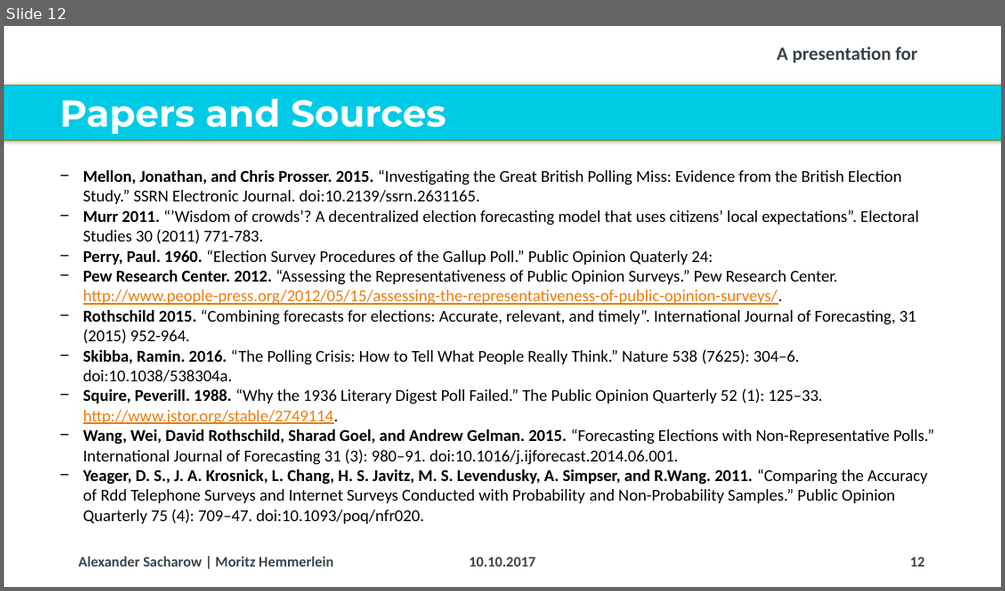
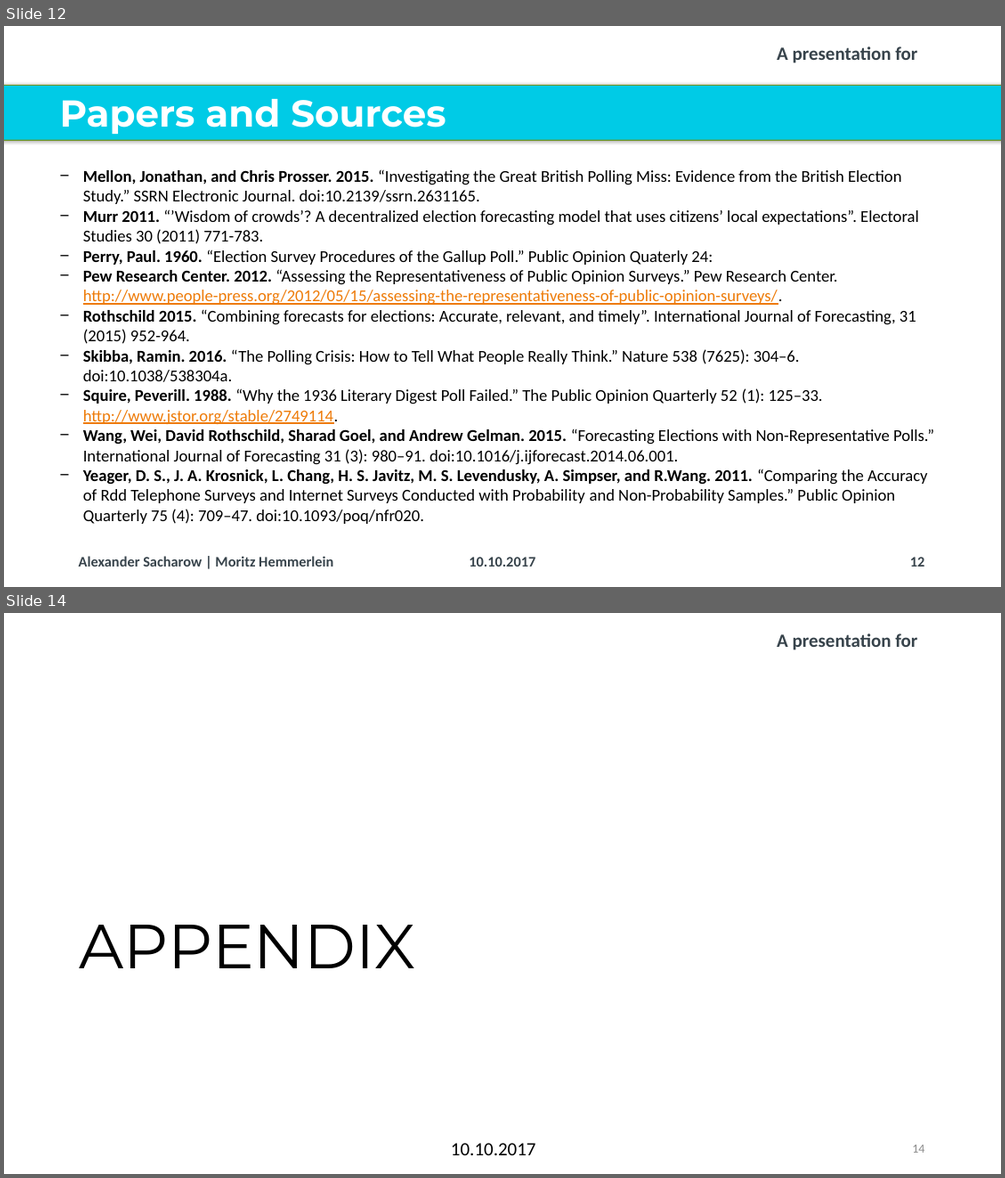
Before and after one commit to Corrod3/ElectionForecasting, a slide deck: Dalia Presentation/20171006_Dalia_Lunchtime Talk_Election Forecasting_v2.pptx. Shown one above the other, each under a label of ours: slide 12 before the commit, slides 12 and 14 after it; the slides between them are not shown. The pictures are 1005x591 and 1005x1178 pixels, drawn with LibreOffice and Linux fonts; fonts in the diff are those of the drawing; background and template pictures are left out. Boxes give left, top, right and bottom in pixels: in the first picture for what was removed or moved away, otherwise in the second. Text is boxed around its words. In the diff, an @@ line names an element or a change of style, - is before the commit and + after.

```diff
--- a/Dalia Presentation/20171006_Dalia_Lunchtime Talk_Election Forecasting_v2.pptx
+++ b/Dalia Presentation/20171006_Dalia_Lunchtime Talk_Election Forecasting_v2.pptx
@@ slide 14 added at box(4, 613, 1001, 1174), background #FFFFFF; not listed: 1 template element that a slide beside it also shows @@
@@ title added at box(80, 925, 416, 968), 60 pt, text #000000 @@
+APPENDIX
@@ text added at box(451, 1143, 536, 1155), 18 pt, text #000000 @@
+10.10.2017
@@ page number added at box(912, 1144, 924, 1152), 12 pt, text #8C8C8C @@
+14
```
Also in this commit, not shown: 4 slides changed, 1 other slide added, 3 slides removed, 3 other files.
